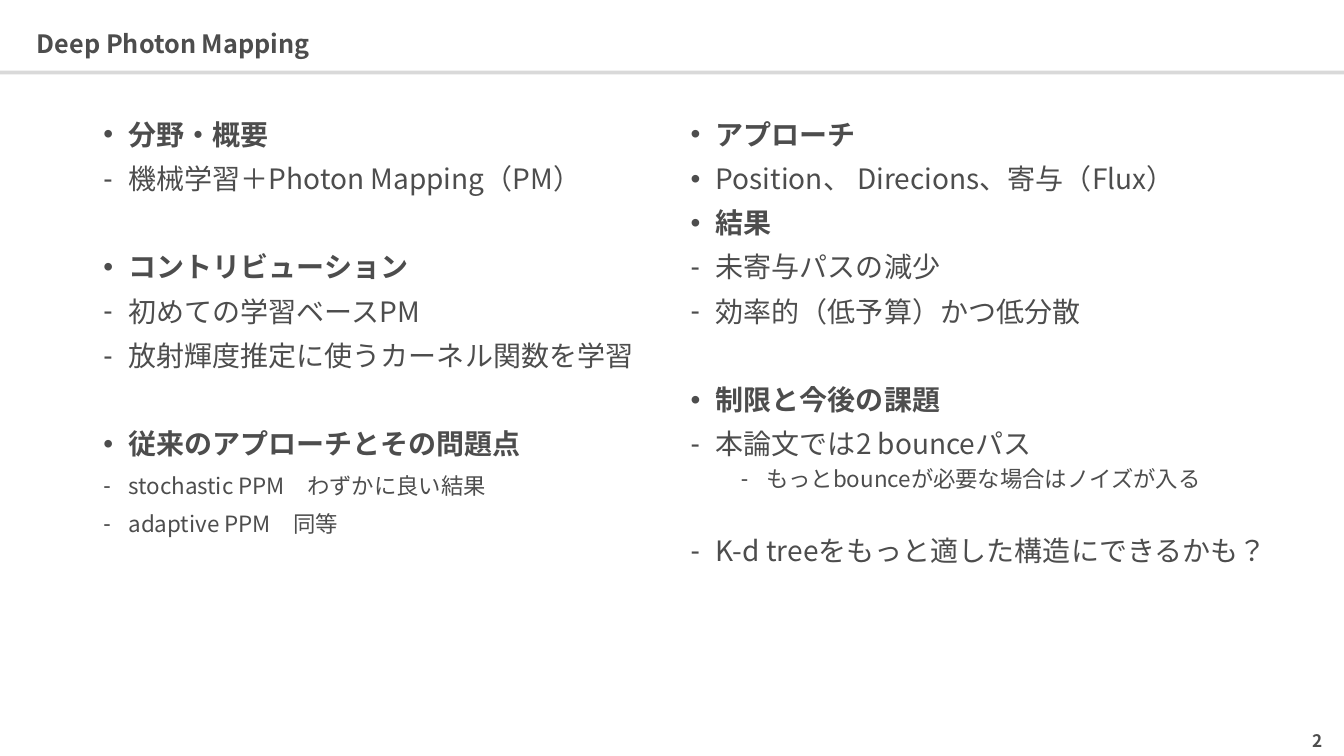
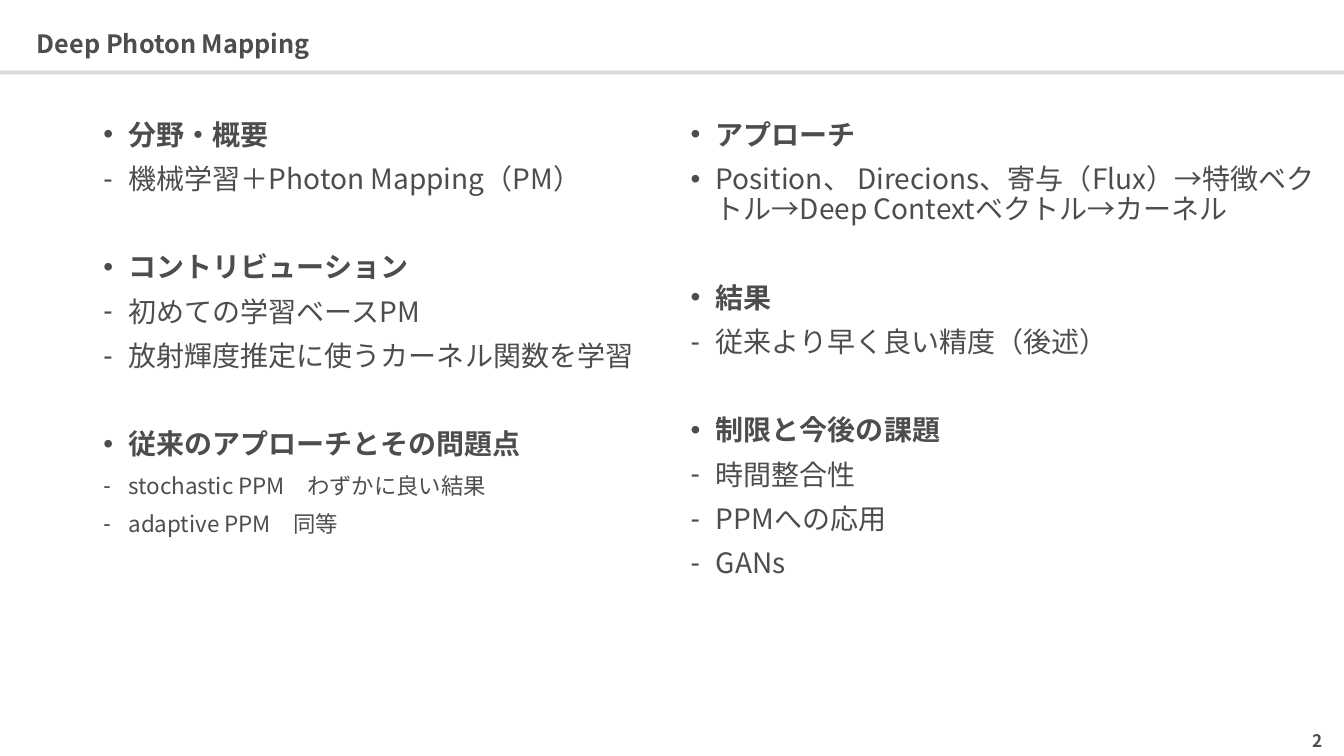
Before and after one commit to 0V/survey-paper-rendering, a slide deck: slide 3 of ppts/photonmapping/Deep Photon Mapping.pptx. Drawn at 1344x756 pixels with LibreOffice and Linux fonts; fonts in the diff are those of the drawing. Boxes give left, top, right and bottom in pixels: in the first picture for what was removed or moved away, otherwise in the second. Text is boxed around its words. In the diff, an @@ line names an element or a change of style, - is before the commit and + after.

```diff
--- a/ppts/photonmapping/Deep Photon Mapping.pptx
+++ b/ppts/photonmapping/Deep Photon Mapping.pptx
@@ text at <box>716,165,1314,226</box>: text changed @@
-• Position、 Direcions、寄与（Flux）
+• Position、 Direcions、寄与（Flux）→特徴ベクトル→Deep Contextベクトル→カーネル
@@ text at <box>716,328,1108,355</box>: text changed @@
-– 未寄与パスの減少
-– 効率的（低予算）かつ低分散
+– 従来より早く良い精度（後述）
@@ text at <box>716,461,886,574</box>: text changed @@
-– 本論文では2 bounceパス
-  – もっとbounceが必要な場合はノイズが入る
-– K-d treeをもっと適した構造にできるかも？
+– 時間整合性
+– PPMへの応用
+– GANs
```
Also in this commit, not shown: 5 other slides changed, 4 slides added, 6 other files.
